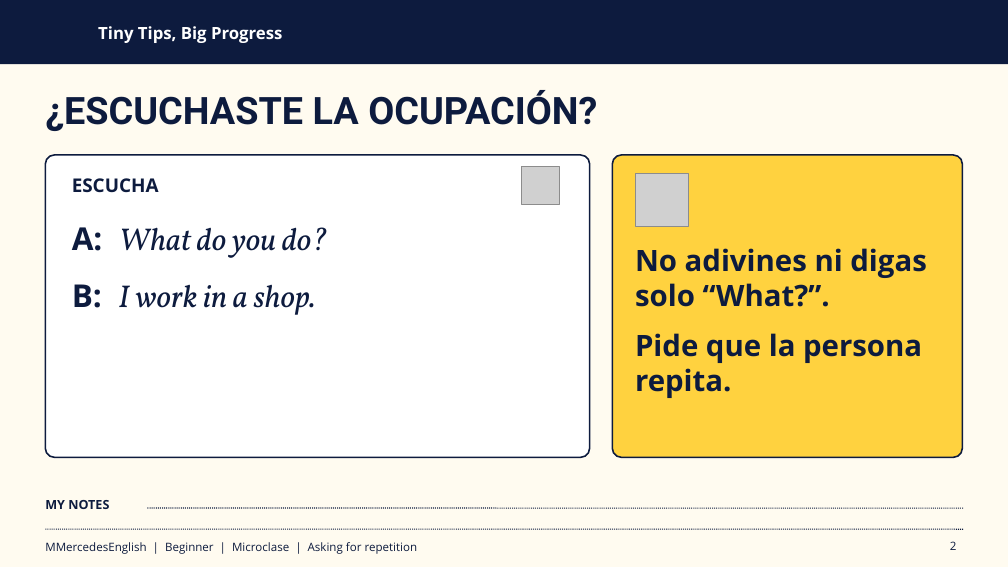
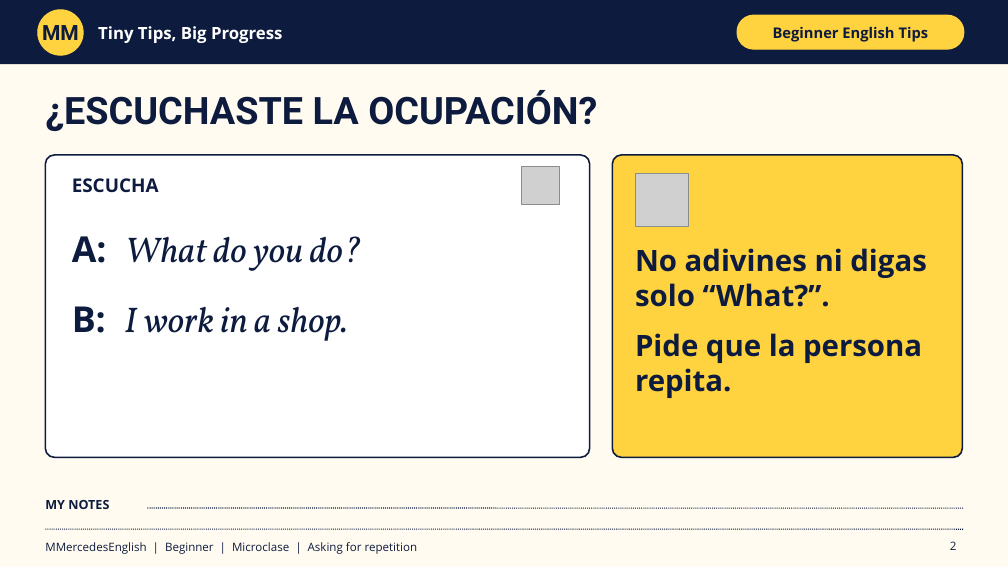
Before and after one commit to marraiz2024-lgtm/marraiz2024-lgtm.github.io, a slide deck: slide 2 of microclase-pedir-repetir.pptx. Drawn at 1008x567 pixels with LibreOffice and Linux fonts; fonts in the diff are those of the drawing; grey boxes stand for pictures. Boxes give left, top, right and bottom in pixels: in the first picture for what was removed or moved away, otherwise in the second. Text is boxed around its words. In the diff, an @@ line names an element or a change of style, - is before the commit and + after.

```diff
--- a/microclase-pedir-repetir.pptx
+++ b/microclase-pedir-repetir.pptx
@@ ellipse added at box(38, 10, 83, 55), fill #FFD23F, outline #FFD23F 1 pt @@
@@ text added at box(42, 25, 79, 40), 20 pt, text #0D1B3E, bold @@
+MM
@@ rounded rectangle added at box(737, 15, 964, 49), fill #FFD23F, outline #FFD23F 1 pt @@
@@ text added at box(773, 26, 929, 42), 14 pt, text #0D1B3E, bold @@
+Beginner English Tips
@@ text "A: What do you do?": place and size @@
-text "A: What do you do?" at box(72, 227, 328, 315)
+text "A: What do you do?" at box(72, 236, 362, 341)
@@ text "A: What do you do?" at box(72, 236, 362, 341): size 30 to 34 pt; more space between paragraphs @@
```
Also in this commit, not shown: 10 other slides changed.
